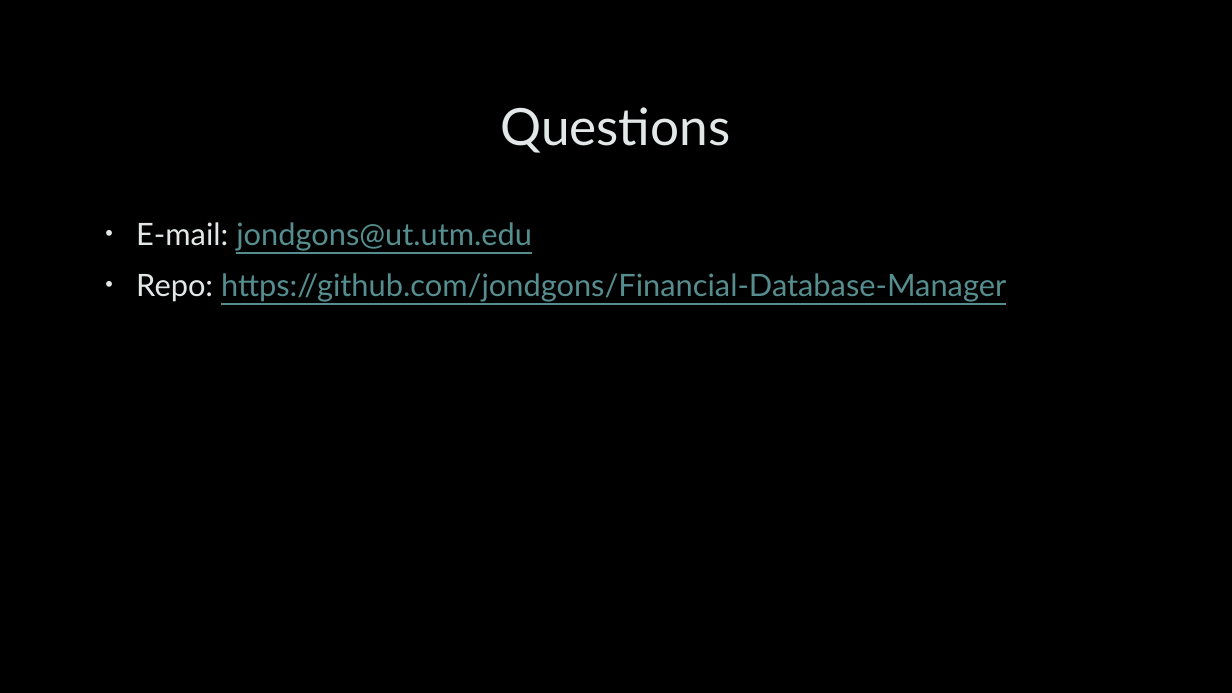
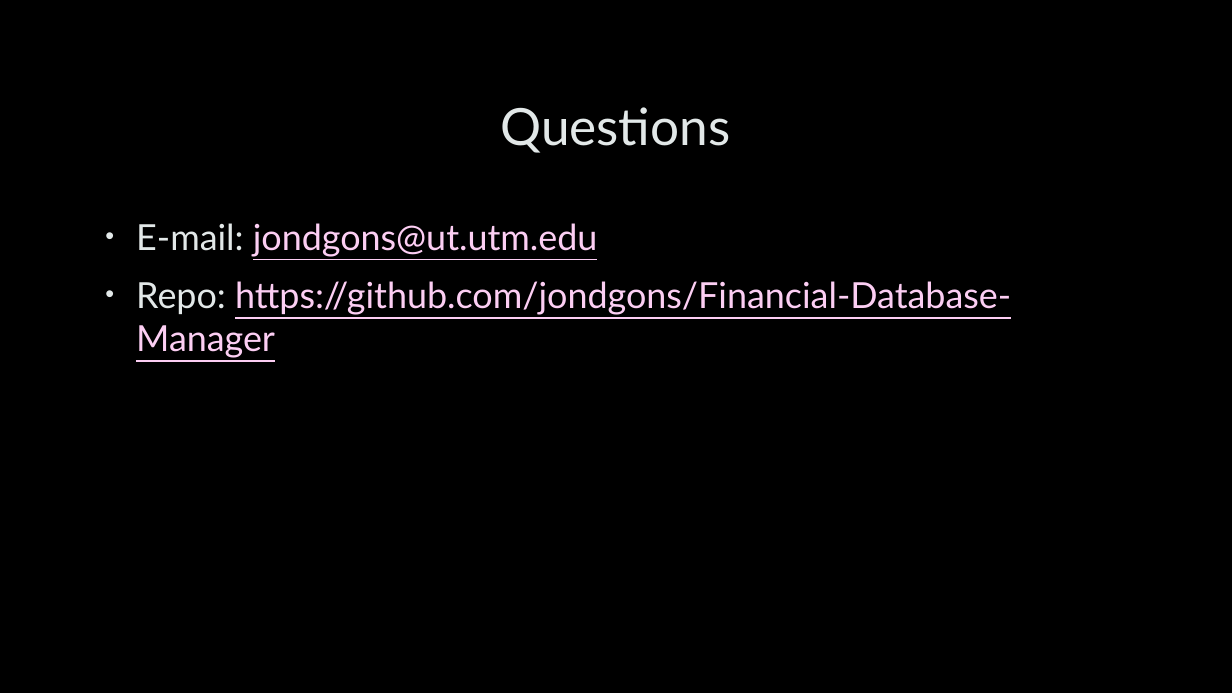
Before and after one commit to jondgons/Financial-Database-Manager, a slide deck: slide 7 of Documentation/Financial Database Manager.pptx. Drawn at 1232x693 pixels with LibreOffice and Linux fonts; fonts in the diff are those of the drawing; background and template pictures are left out. Boxes give left, top, right and bottom in pixels: in the first picture for what was removed or moved away, otherwise in the second. Text is boxed around its words. In the diff, an @@ line names an element or a change of style, - is before the commit and + after.

```diff
--- a/Documentation/Financial Database Manager.pptx
+++ b/Documentation/Financial Database Manager.pptx
@@ text "E-mail: jondgons@ut.utm.edu" at <box>136,223,1011,358</box>: size 24 to 28 pt; text colour #568D8F to #FCCEF3 in "jondgons@ut.utm.edu", "https://github.com/jondgons/Financial-Database-Manager" @@
```
Also in this commit, not shown: 4 other slides changed.
